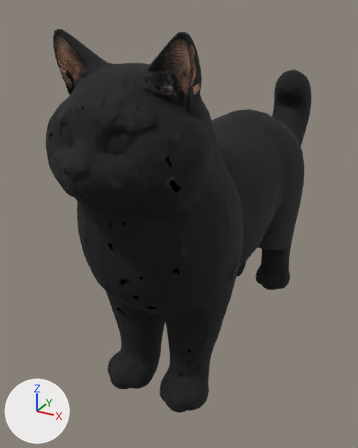
Before and after pictures for a commit that changed the glTF model public/models/blue-rigged-v2.glb.
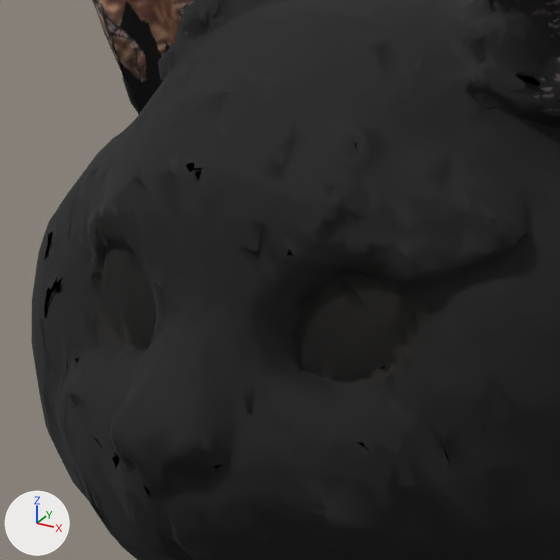
There are two pictures of each version: one whole from a camera (50 mm lens) standing at (0.309, -0.728, 0.522) and looking at (-0.058, -0.062, 0.189), one close up on the part from 11% to 46% of the width and 15% to 44% of the height. Every picture has the same lights, and +X, +Y and +Z are marked at lower left. The first two pictures are the older version. Where no turn or scale is listed for an object, it has been applied to the vertices. Vertices at exactly the same position are counted once.

The older version as bpy lines, for what is in view:
```python
me_mesh_0 = bpy.data.meshes.new('Mesh_0')
me_mesh_0.from_pydata(...)  # 14888 vertices, 29680 faces; spans x -0.107..0.107, y -0.379..0.379, z 0.0..0.5
# faces by material slot: [28739, 941]
me_mesh_0.materials.append(mat_material_0)  # picture img_blue_coat_clean
me_mesh_0.materials.append(mat_blue_amber_eyes)
ob_bluecoat = bpy.data.objects.new('BlueCoat', me_mesh_0)
ob_bluecoat.location = (0.0, 0.0, 0.0)
```
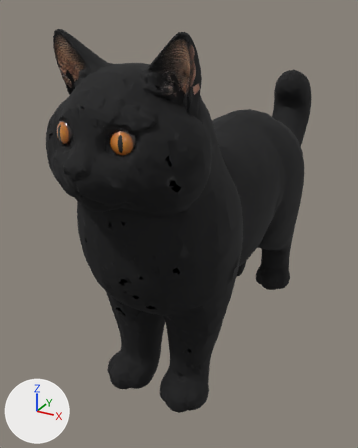
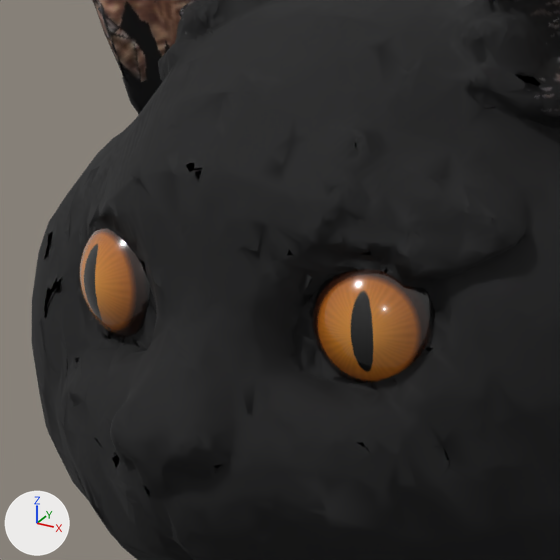
Commit message: Give Blue real eyes and a sculpted face

Where the change shows, as pixel boxes (x1, y1, x2, y2) in the close-ups (560 x 560 px; the box of a moved part takes in the faces that stretch with it):
'Eye.L', added (brown)
    after: (312, 269, 435, 383)
'Eye.R', added
    after: (79, 228, 150, 338)
part 1 of me_mesh_0, moved or reshaped
    before: (94, 233, 454, 409)
    after: (95, 267, 454, 409)
part 2 of me_mesh_0, edited (looks the same)
    both: (32, 0, 560, 560)
part 3 of me_mesh_0, recoloured
    both: (86, 216, 434, 391)

Edits to the bpy script that builds the scene:
```text
Add img_blue_face_normal:
    img_blue_face_normal = load_image('blue-face-normal', '_unpacked/blue-face-normal', 2048, 2048, 'Non-Color')
Add img_blue_iris:
    img_blue_iris = load_image('blue-iris', '_unpacked/blue-iris', 512, 512, 'sRGB')
Add mat_blue_face:
    mat_blue_face = bpy.data.materials.new('Blue face')
    # uses the picture img_blue_coat_clean
    # uses the picture img_blue_face_normal
Add mat_blue_amber_eyeball:
    mat_blue_amber_eyeball = principled_material('Blue amber eyeball')
    mat_blue_amber_eyeball.texture = img_blue_iris
    mat_blue_amber_eyeball.roughness = 0.2
    mat_blue_amber_eyeball.coat_weight = 1.0
    mat_blue_amber_eyeball.coat_roughness = 0.0
Change me_mesh_0:
    where me_mesh_0.from_pydata(...)  # 14888 vertices, 29680 faces; spans x -0.107..0.107, y -0.379..0.379, z 0.0..0.5
    used by ob_bluecoat; location = (0.0, 0.0, 0.0)
    me_mesh_0 part 1
    101 faces are deleted
    7 vertices move within x -0.028..0.048, y -0.348..-0.339, z 0.39..0.405
    101 new faces join them, mat_blue_face
    me_mesh_0 part 2: 11768 faces spanning x -0.099..0.098, y -0.379..-0.223, z 0.268..0.5 switch from mat_material_0 (picture img_blue_coat_clean) to mat_blue_face
    me_mesh_0 part 3: 895 faces spanning x -0.05..0.05, y -0.351..-0.338, z 0.388..0.419 switch from mat_blue_amber_eyes to mat_blue_face
Add me_eye_r:
    me_eye_r.from_pydata(...)  # 610 vertices, 1216 faces; spans x -0.016..0.016, y -0.016..0.016, z -0.016..0.016
    me_eye_r.materials.append(mat_blue_amber_eyeball)  # picture img_blue_iris
Add me_eye_l:
    me_eye_l.from_pydata(...)  # 610 vertices, 1216 faces; spans x -0.016..0.016, y -0.016..0.016, z -0.016..0.016
    me_eye_l.materials.append(mat_blue_amber_eyeball)  # picture img_blue_iris
Add ob_eye_r:
    ob_eye_r = bpy.data.objects.new('Eye.R', me_eye_r)
    ob_eye_r.location = (-0.0321, -0.3365, 0.4032)
Add ob_eye_l:
    ob_eye_l = bpy.data.objects.new('Eye.L', me_eye_l)
    ob_eye_l.location = (0.033, -0.3362, 0.4012)
```
